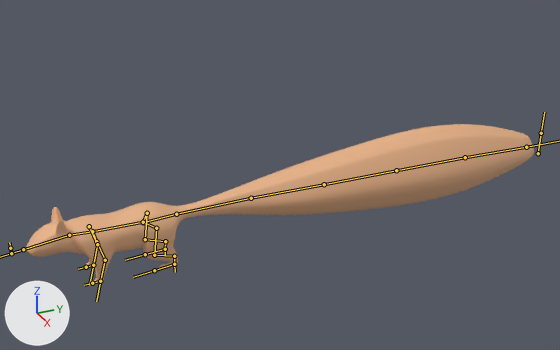
The FBX model Assets/Models/Squirrel.fbx: old version first, new version second.
Before and after are seen from a camera (50 mm lens) standing at (2.88, -0.66, 1.57) and looking at (-0.02, 0.64, 0.12). Every picture has the same lights, and +X, +Y and +Z are marked at lower left. The bones that bend it are drawn over the model as lines.

Names of what the first picture shows: 'Squirrel'.
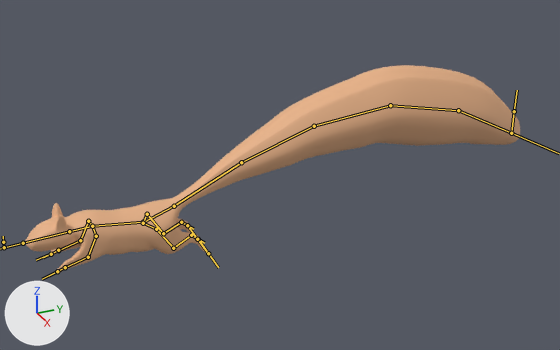
The newer file adds an action. The first version stands in its rest pose; the second is drawn at frame 19 of the action 'Armature|Run'.

Changed parts and their boxes (x1, y1, x2, y2) in the pictures (560 x 350 px):
```json
{"object": "Squirrel", "change": "posed", "before": [26, 124, 534, 284], "after": [25, 65, 520, 273], "on screen": "30% taller"}
{"bone": "Body", "before": "(143, 222) to (92, 231)", "after": "(143, 222) to (92, 226)"}
{"bone": "Neck", "before": "(92, 231) to (69, 235)", "after": "(92, 226) to (69, 231)"}
{"bone": "Head", "before": "(69, 235) to (23, 249)", "after": "(69, 231) to (23, 243)"}
{"bone": "Arm_L_1", "before": "(96, 241) to (105, 259)", "after": "(96, 236) to (88, 257)"}
{"bone": "Arm_L_2", "before": "(105, 260) to (100, 281)", "after": "(88, 257) to (65, 267)"}
{"bone": "Arm_R_1", "before": "(89, 226) to (97, 244)", "after": "(88, 221) to (80, 240)"}
{"bone": "Arm_R_2", "before": "(97, 244) to (93, 265)", "after": "(80, 240) to (58, 250)"}
{"bone": "Body 2", "before": "(143, 222) to (176, 214)", "after": "(143, 222) to (174, 206)"}
{"bone": "Tail_1", "before": "(176, 214) to (251, 198)", "after": "(174, 206) to (241, 162)"}
{"bone": "Tail_2", "before": "(251, 198) to (324, 184)", "after": "(241, 162) to (314, 126)"}
{"bone": "Tail_3", "before": "(324, 184) to (396, 170)", "after": "(314, 126) to (390, 105)"}
{"bone": "Tail_4", "before": "(396, 170) to (465, 157)", "after": "(390, 105) to (458, 110)"}
{"bone": "Tail_5", "before": "(465, 157) to (526, 147)", "after": "(458, 110) to (511, 133)"}
{"bone": "Leg_L_1", "before": "(156, 228) to (154, 255)", "after": "(156, 229) to (173, 248)"}
{"bone": "Bone_IK_L", "before": "(174, 264) to (175, 264)", "after": "(198, 239) to (198, 239)"}
{"bone": "Leg_R_1", "before": "(147, 213) to (145, 239)", "after": "(147, 214) to (163, 233)"}
{"bone": "Bone_IK_R", "before": "(165, 249) to (165, 249)", "after": "(187, 225) to (187, 225)"}
{"bone": "Bone_IK_front_L", "before": "(100, 281) to (101, 281)", "after": "(65, 267) to (65, 267)"}
{"bone": "Bone_IK_front_R", "before": "(93, 265) to (93, 265)", "after": "(58, 250) to (58, 250)"}
```

Edits to the scene script, one JSON object a line:
```json
{"block": "bone_body", "where": "bone_body = bpy.data.objects['Armature'].pose.bones['Body']"}
{"op": "set", "path": "bone_body.rotation_quaternion", "old": "(1.0, 0.0, 0.0, 0.0)", "new": "(0.998, -0.062, 0.0, 0.0)", "note": "degrees (0, 0, 0) -> degrees (-7, 0, 0)"}
{"block": "bone_neck", "where": "bone_neck = bpy.data.objects['Armature'].pose.bones['Neck']  # child of 'Body'"}
{"op": "set", "path": "bone_neck.rotation_quaternion", "old": "(1.0, 0.0, 0.0, 0.0)", "new": "(0.993, -0.122, 0.001, -0.005)", "note": "degrees (0, 0, 0) -> degrees (-14, 0, -1)"}
{"block": "bone_head", "where": "bone_head = bpy.data.objects['Armature'].pose.bones['Head']  # child of 'Neck'"}
{"op": "set", "path": "bone_head.rotation_quaternion", "old": "(1.0, 0.0, 0.0, 0.0)", "new": "(0.996, 0.095, 0.0, 0.0)", "note": "degrees (0, 0, 0) -> degrees (11, 0, 0)"}
{"block": "bone_arm_l_1", "where": "bone_arm_l_1 = bpy.data.objects['Armature'].pose.bones['Arm_L_1']  # child of 'Arm_L'"}
{"op": "set", "path": "bone_arm_l_1.rotation_quaternion", "old": "(1.0, 0.0, 0.0, 0.0)", "new": "(0.953, 0.301, -0.003, 0.017)", "note": "degrees (0, 0, 0) -> degrees (35, -1, 2)"}
{"block": "bone_arm_l_2", "where": "bone_arm_l_2 = bpy.data.objects['Armature'].pose.bones['Arm_L_2']  # child of 'Arm_L_1'"}
{"op": "set", "path": "bone_arm_l_2.rotation_quaternion", "old": "(1.0, 0.0, 0.0, 0.0)", "new": "(0.99, 0.144, -0.001, 0.008)", "note": "degrees (0, 0, 0) -> degrees (17, 0, 1)"}
{"block": "bone_arm_r_1", "where": "bone_arm_r_1 = bpy.data.objects['Armature'].pose.bones['Arm_R_1']  # child of 'Bone_R.005'"}
{"op": "set", "path": "bone_arm_r_1.rotation_quaternion", "old": "(1.0, 0.0, 0.0, 0.0)", "new": "(0.953, 0.301, 0.005, -0.015)", "note": "degrees (0, 0, 0) -> degrees (35, 1, -1)"}
{"block": "bone_arm_r_2", "where": "bone_arm_r_2 = bpy.data.objects['Armature'].pose.bones['Arm_R_2']  # child of 'Arm_R_1'"}
{"op": "set", "path": "bone_arm_r_2.rotation_quaternion", "old": "(1.0, 0.0, 0.0, 0.0)", "new": "(0.989, 0.145, 0.001, -0.007)", "note": "degrees (0, 0, 0) -> degrees (17, 0, -1)"}
{"block": "bone_body_2", "where": "bone_body_2 = bpy.data.objects['Armature'].pose.bones['Body 2']"}
{"op": "set", "path": "bone_body_2.rotation_quaternion", "old": "(1.0, 0.0, 0.0, 0.0)", "new": "(0.991, 0.137, 0.0, -0.002)", "note": "degrees (0, 0, 0) -> degrees (16, 0, 0)"}
{"block": "bone_tail_1", "where": "bone_tail_1 = bpy.data.objects['Armature'].pose.bones['Tail_1']  # child of 'Body 2'"}
{"op": "set", "path": "bone_tail_1.rotation_quaternion", "old": "(1.0, 0.0, 0.0, 0.0)", "new": "(0.997, 0.076, 0.0, -0.002)", "note": "degrees (0, 0, 0) -> degrees (9, 0, 0)"}
{"block": "bone_tail_2", "where": "bone_tail_2 = bpy.data.objects['Armature'].pose.bones['Tail_2']  # child of 'Tail_1'"}
{"op": "set", "path": "bone_tail_2.rotation_quaternion", "old": "(1.0, 0.0, 0.0, 0.0)", "new": "(0.999, -0.048, 0.0, 0.001)", "note": "degrees (0, 0, 0) -> degrees (-5, 0, 0)"}
{"block": "bone_tail_3", "where": "bone_tail_3 = bpy.data.objects['Armature'].pose.bones['Tail_3']  # child of 'Tail_2'"}
{"op": "set", "path": "bone_tail_3.rotation_quaternion", "old": "(1.0, 0.0, 0.0, 0.0)", "new": "(0.993, -0.114, 0.0, 0.003)", "note": "degrees (0, 0, 0) -> degrees (-13, 0, 0)"}
{"block": "bone_tail_4", "where": "bone_tail_4 = bpy.data.objects['Armature'].pose.bones['Tail_4']  # child of 'Tail_3'"}
{"op": "set", "path": "bone_tail_4.rotation_quaternion", "old": "(1.0, 0.0, 0.0, 0.0)", "new": "(0.988, -0.152, 0.0, 0.004)", "note": "degrees (0, 0, 0) -> degrees (-18, 0, 0)"}
{"block": "bone_tail_5", "where": "bone_tail_5 = bpy.data.objects['Armature'].pose.bones['Tail_5']  # child of 'Tail_4'"}
{"op": "set", "path": "bone_tail_5.rotation_quaternion", "old": "(1.0, 0.0, 0.0, 0.0)", "new": "(0.992, -0.122, 0.0, 0.002)", "note": "degrees (0, 0, 0) -> degrees (-14, 0, 0)"}
{"block": "bone_leg_l_1", "where": "bone_leg_l_1 = bpy.data.objects['Armature'].pose.bones['Leg_L_1']  # child of 'leg_L'"}
{"op": "set", "path": "bone_leg_l_1.rotation_quaternion", "old": "(1.0, 0.0, 0.0, 0.0)", "new": "(0.94, -0.341, -0.009, -0.004)", "note": "degrees (0, 0, 0) -> degrees (-40, -1, 0)"}
{"block": "bone_bone_ik_l", "where": "bone_bone_ik_l = bpy.data.objects['Armature'].pose.bones['Bone_IK_L']"}
{"op": "set", "path": "bone_bone_ik_l.location", "old": "(0.0, 0.0, 0.0)", "new": "(0.1, 3.7, -4.4)"}
{"op": "set", "path": "bone_bone_ik_l.rotation_quaternion", "old": "(1.0, 0.0, 0.0, 0.0)", "new": "(0.546, -0.837, 0.005, -0.007)", "note": "degrees (0, 0, 0) -> degrees (-114, 0, -1)"}
{"op": "set", "path": "bone_bone_ik_l.scale", "old": "(1.0, 1.0, 1.0)", "new": "(0.98, 1.0, 1.0)"}
{"block": "bone_leg_r_1", "where": "bone_leg_r_1 = bpy.data.objects['Armature'].pose.bones['Leg_R_1']  # child of 'Leg_R'"}
{"op": "set", "path": "bone_leg_r_1.rotation_quaternion", "old": "(1.0, 0.0, 0.0, 0.0)", "new": "(0.943, -0.334, -0.012, 0.009)", "note": "degrees (0, 0, 0) -> degrees (-39, -1, 1)"}
{"block": "bone_bone_ik_r", "where": "bone_bone_ik_r = bpy.data.objects['Armature'].pose.bones['Bone_IK_R']"}
{"op": "set", "path": "bone_bone_ik_r.location", "old": "(0.0, 0.0, 0.0)", "new": "(0.0, 3.6, -4.3)"}
{"op": "set", "path": "bone_bone_ik_r.rotation_quaternion", "old": "(1.0, 0.0, 0.0, 0.0)", "new": "(0.546, -0.837, 0.005, -0.007)", "note": "degrees (0, 0, 0) -> degrees (-114, 0, -1)"}
{"op": "set", "path": "bone_bone_ik_r.scale", "old": "(1.0, 1.0, 1.0)", "new": "(0.98, 1.0, 1.0)"}
{"block": "bone_bone_ik_front_l", "where": "bone_bone_ik_front_l = bpy.data.objects['Armature'].pose.bones['Bone_IK_front_L']"}
{"op": "set", "path": "bone_bone_ik_front_l.location", "old": "(0.0, 0.0, 0.0)", "new": "(0.3, -5.5, 3.6)"}
{"op": "set", "path": "bone_bone_ik_front_l.rotation_quaternion", "old": "(1.0, 0.0, 0.0, 0.0)", "new": "(0.993, 0.118, 0.0, 0.0)", "note": "degrees (0, 0, 0) -> degrees (14, 0, 0)"}
{"op": "set", "path": "bone_bone_ik_front_l.scale", "old": "(1.0, 1.0, 1.0)", "new": "(1.09, 1.0, 1.0)"}
{"block": "bone_bone_ik_front_r", "where": "bone_bone_ik_front_r = bpy.data.objects['Armature'].pose.bones['Bone_IK_front_R']"}
{"op": "set", "path": "bone_bone_ik_front_r.location", "old": "(0.0, 0.0, 0.0)", "new": "(-0.3, -5.5, 3.6)"}
{"op": "set", "path": "bone_bone_ik_front_r.rotation_quaternion", "old": "(1.0, 0.0, 0.0, 0.0)", "new": "(0.993, 0.118, 0.0, 0.0)", "note": "degrees (0, 0, 0) -> degrees (14, 0, 0)"}
{"op": "set", "path": "bone_bone_ik_front_r.scale", "old": "(1.0, 1.0, 1.0)", "new": "(1.09, 1.0, 1.0)"}
```
